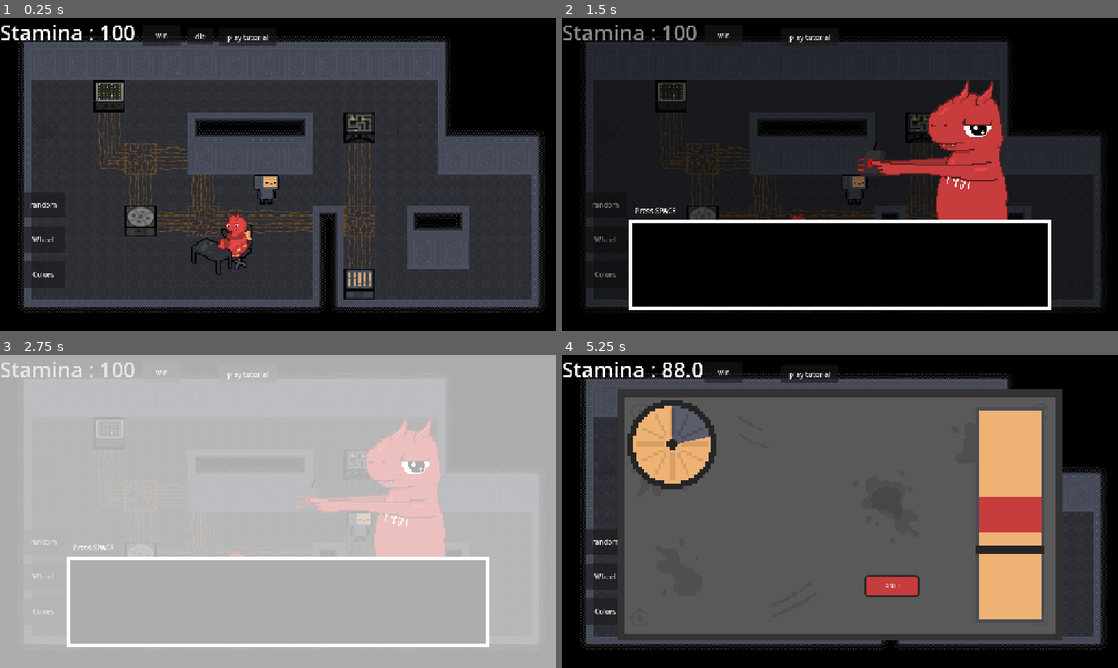
Above: before the commit, frames 1-4 (two rows, left to right).
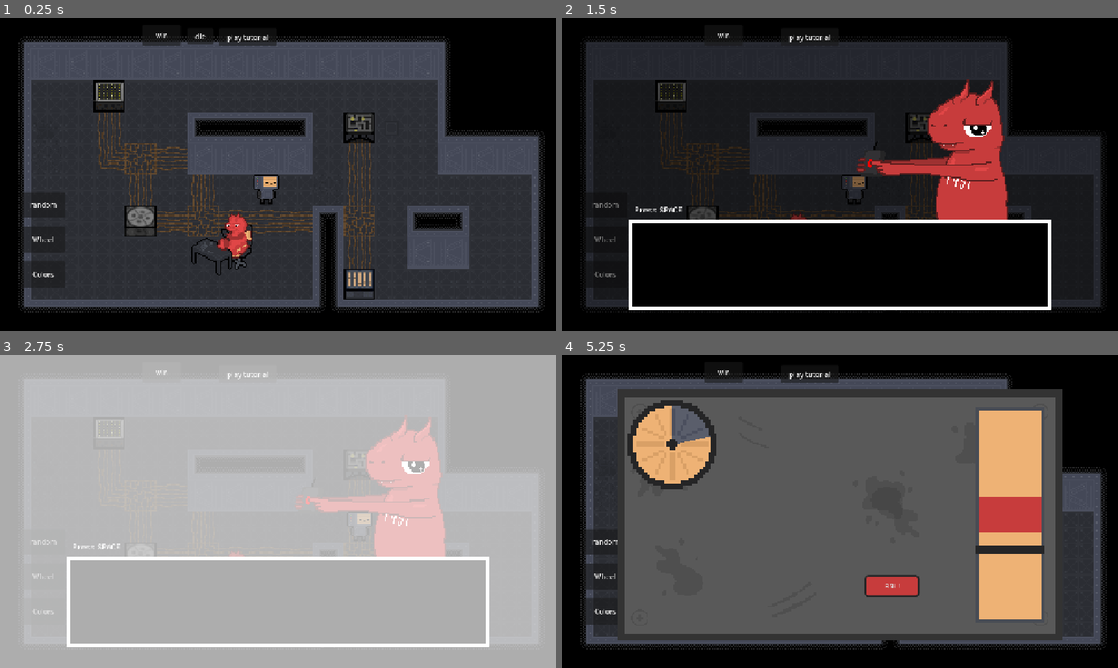
Above: after the commit, the same moments.

Repository: DuneRanger/MSI-GameJam
Game: Godot game, scene res://scenes/game/game.tscn
Two runs of this game, one before a commit and one after it. Both use one fixed random seed, a clock stepped at 60 frames per second and the inputs below.
Inputs (mouse positions are in pixels of both pictures, inside the frame that each line leads up to):
- Up to frame 1 (0.25 s): no input
- Up to frame 2 (1.5 s): click "die" at 0.5 s; tap Space (dialogue_skip) at 1.25 s; move the mouse to (962, 158) at 1.27 s; hold D (move_right) from 1.28 s (still down); tap E (interact) at 1.35 s
- Up to frame 3 (2.75 s): release D (move_right) at 2 s; click "win" at 2 s
- Up to frame 4 (5.25 s): tap Space (dialogue_skip) at 2.75 s; move the mouse to (728, 527) at 2.77 s; hold S (move_down) 2.78-3.5 s; tap E (interact) at 2.85, 4.55 s; click "random" at 3.5 s; move the mouse to (895, 442) at 4.27 s; hold D (move_right) 4.28-5.03 s; click (895, 442) at 4.35 s; move the mouse to (812, 574) at 5.02 s; hold W (move_up) from 5.03 s (still down); tap Shift (sprint) at 5.1 s

The runs differ from the first frame. In frame 1, 0.4% of the frame differs, in the area x 0-25%, y 2-8%; in frame 2, 0.5%, in the area x 0-25%, y 2-63%; in frame 3, 0.4%; in frame 4, 0.5%.

Commit message:
added fonts

Diff:
--- a/scenes/dialog_manager/dialog_manager.tscn
+++ b/scenes/dialog_manager/dialog_manager.tscn
@@ -2,6 +2,7 @@
 
 [ext_resource type="Script" uid="uid://dvgpsgqi2s213" path="res://scripts/game/dialog_manager/dialog_manager.gd" id="1_mesoi"]
 [ext_resource type="Texture2D" uid="uid://cmbqqkq3uog38" path="res://assets/game/lucky/dialog_actions/test/luck_portrait_test.png" id="2_2b4pd"]
+[ext_resource type="FontFile" uid="uid://ddta4e3wqpdr4" path="res://assets/fonts/PixeloidSans.otf" id="3_bi0f3"]
 
 [sub_resource type="Animation" id="Animation_fbuma"]
 length = 0.001
@@ -461,6 +462,7 @@
 offset_top = 490.0
 offset_right = 1094.0
 offset_bottom = 646.0
+theme_override_fonts/normal_font = ExtResource("3_bi0f3")
 theme_override_font_sizes/normal_font_size = 32
 bbcode_enabled = true
 text = "aaaaaaaaaaaaaaaaaaaaaaaaaaaaaaaaaaaaaaaaa"
@@ -473,6 +475,7 @@
 offset_top = 432.0
 offset_right = 318.0
 offset_bottom = 455.0
+theme_override_fonts/font = ExtResource("3_bi0f3")
 text = "Press SPACE"
 
 [node name="TextScrollAnimationPlayer" type="AnimationPlayer" parent="." unique_id=1443002231]
--- a/scenes/game/game.gd
+++ b/scenes/game/game.gd
@@ -28,7 +28,20 @@
 	machine_layer.child_entered_tree.connect(add_machine)
 
 func _process(_delta: float) -> void:
-	$LabelStamina.text = "Stamina : " + str($YSortNode/Player.stamina)
+	if $YSortNode/Player.stamina == 100:
+		$YSortNode/Player/LabelStamina.text = ""
+	else:
+		$YSortNode/Player/LabelStamina.text = str($YSortNode/Player.stamina)
+
+	if $YSortNode/Player.stamina < 100 and $YSortNode/Player.stamina > 60:
+		$YSortNode/Player/LabelStamina.add_theme_color_override("font_color", Color.WEB_GREEN)
+		print("green")
+	elif $YSortNode/Player.stamina > 40 and $YSortNode/Player.stamina <= 60:
+		$YSortNode/Player/LabelStamina.add_theme_color_override("font_color", Color.ORANGE)
+		print("orange")
+	elif $YSortNode/Player.stamina > 0 and $YSortNode/Player.stamina < 40:
+		$YSortNode/Player/LabelStamina.add_theme_color_override("font_color", Color.RED)
+		print("red")
 
 func choose_minigame() -> Minigame:
 	var chosen_scene = minigame_scenes.pick_random()
--- a/scenes/game/game.tscn
+++ b/scenes/game/game.tscn
@@ -6,6 +6,7 @@
 [ext_resource type="PackedScene" uid="uid://j4s1r411n22" path="res://scenes/game/machines/minigames/color_find.tscn" id="3_lfrn8"]
 [ext_resource type="PackedScene" uid="uid://3pqpok6jkxky" path="res://scenes/dialog_manager/dialog_manager.tscn" id="4_2a8rs"]
 [ext_resource type="PackedScene" uid="uid://bbxi0vokk4jgr" path="res://scenes/game/tilemap/tilemap.tscn" id="5_bdhmt"]
+[ext_resource type="FontFile" uid="uid://ddta4e3wqpdr4" path="res://assets/fonts/PixeloidSans.otf" id="7_2a8rs"]
 [ext_resource type="PackedScene" uid="uid://df7k01fldw4a7" path="res://scenes/lucky_sitting/lucky_sitting.tscn" id="7_87uf6"]
 [ext_resource type="AudioStream" uid="uid://bfa1tc6i3lrm3" path="res://assets/sfx/ambient/ambience.ogg" id="8_87uf6"]
 
@@ -33,12 +34,6 @@
 offset_bottom = 270.64398
 theme_override_font_sizes/font_size = 50
 text = "t he awesomest text to EVER live"
-
-[node name="LabelStamina" type="Label" parent="." unique_id=1477753677]
-offset_right = 40.0
-offset_bottom = 23.0
-text = "Stamina: "
-label_settings = SubResource("LabelSettings_w1hta")
 
 [node name="YSortNode" type="Node2D" parent="." unique_id=996813042]
 y_sort_enabled = true
@@ -71,6 +66,27 @@
 
 [node name="Player" parent="YSortNode" unique_id=1893256284 instance=ExtResource("2_7h61r")]
 position = Vector2(613, 392)
+
+[node name="LabelStamina" type="Label" parent="YSortNode/Player" unique_id=1477753677]
+z_index = 100
+z_as_relative = false
+anchors_preset = 8
+anchor_left = 0.5
+anchor_top = 0.5
+anchor_right = 0.5
+anchor_bottom = 0.5
+offset_left = -10.000015
+offset_top = -19.66667
+offset_right = 189.99998
+offset_bottom = 283.6666
+grow_horizontal = 2
+grow_vertical = 2
+scale = Vector2(0.1, 0.1)
+theme_override_fonts/font = ExtResource("7_2a8rs")
+theme_override_font_sizes/font_size = 8
+text = "100"
+label_settings = SubResource("LabelSettings_w1hta")
+horizontal_alignment = 1
 
 [node name="LuckySitting" parent="YSortNode" unique_id=1024362817 instance=ExtResource("7_87uf6")]
 y_sort_enabled = true
--- a/scripts/game/dialog_manager/dialog_manager.gd
+++ b/scripts/game/dialog_manager/dialog_manager.gd
@@ -19,7 +19,7 @@
 	[portraits.explaining, "You're like the 57th model they sent here so i'll make it quick"],
 	[portraits.smiling, "My names is Lucky by the way"],
 	[portraits.smiling2, "Because its lucky to keep me around,"],
-	[portraits.grumpy, "or something..."],
+	[portraits.grumpy, "...or something..."],
 	[portraits.explaining, "I'm your manager and we're in a factory"],
 	[portraits.weird, "Don't really know what we're producing, actually..."],
 	[portraits.annoyed, "But that doesn't matter, what matters is that we're producing A LOT of things and stuff"],
@@ -31,12 +31,11 @@
 	[portraits.button_grumpy, "If you let too many machines overheat and explode..."],
 	[portraits.button_press_laughing, "Then I'll explode you by pressing this!"],
 	[portraits.excited, "Yeah that's about it"],
+	[portraits.explaining, "Be careful when running, so you yourself wont overheat"],
 	[portraits.grumpy, "My boss also said that I was supposed to tell you... what was it?"],
-	[portraits.explaining, "WASD to move, E to interact, mouse to solve puzzles"],
+	[portraits.explaining, "WASD to move, E to interact, SHIFT to run, mouse to solve puzzles"],
 	[portraits.grumpy, "Whatever that means..."],
 	[portraits.greeting, "Ok now go do your job robot person"],
-
-
 ]
 
 var defeat_lines = [
Binary file added: assets/fonts/PixeloidMono.otf
Not shown, added: assets/fonts/PixeloidMono.otf.import
Binary file added: assets/fonts/PixeloidSans-Bold.otf
Not shown, added: assets/fonts/PixeloidSans-Bold.otf.import
Binary file added: assets/fonts/PixeloidSans.otf
Not shown, added: assets/fonts/PixeloidSans.otf.import
